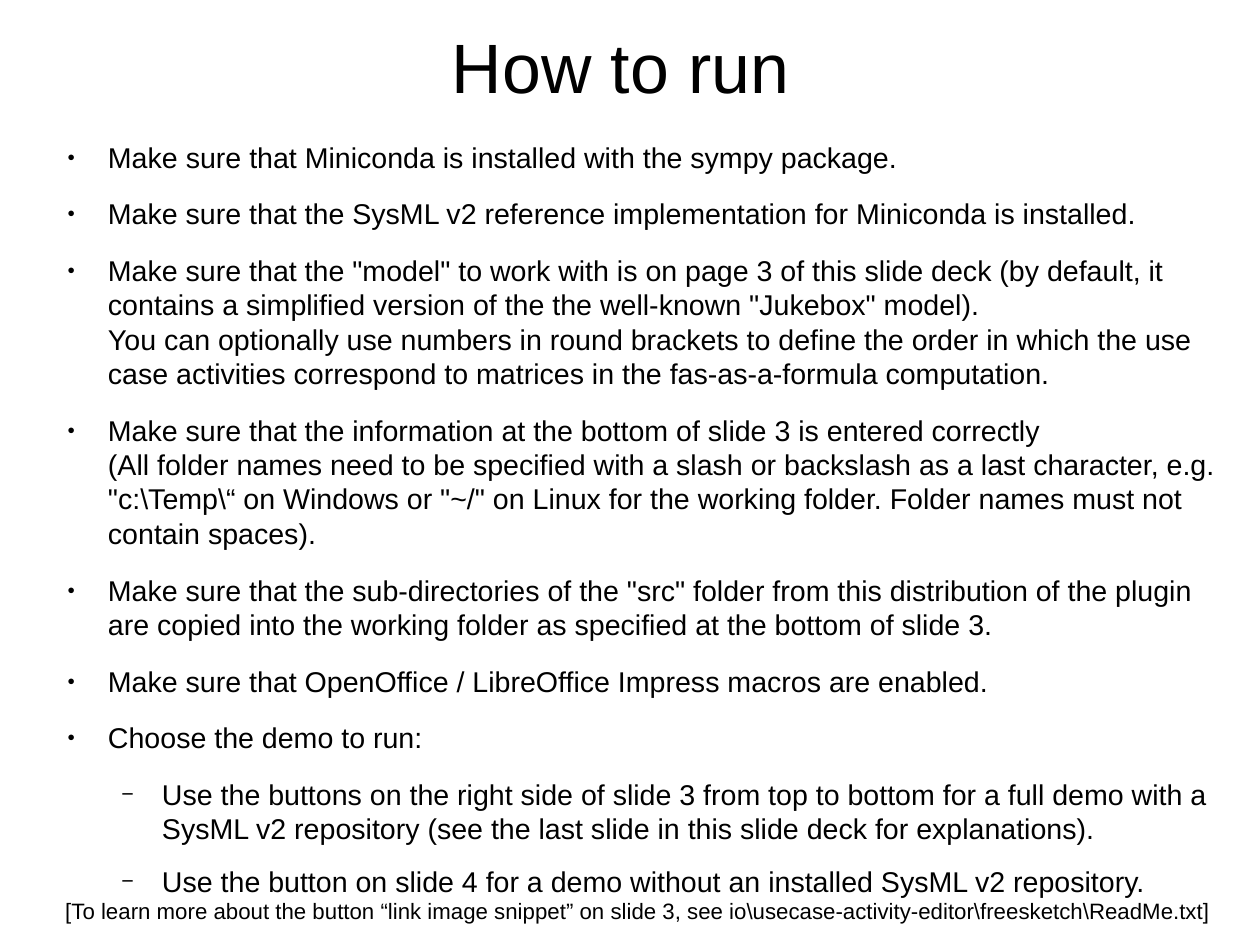
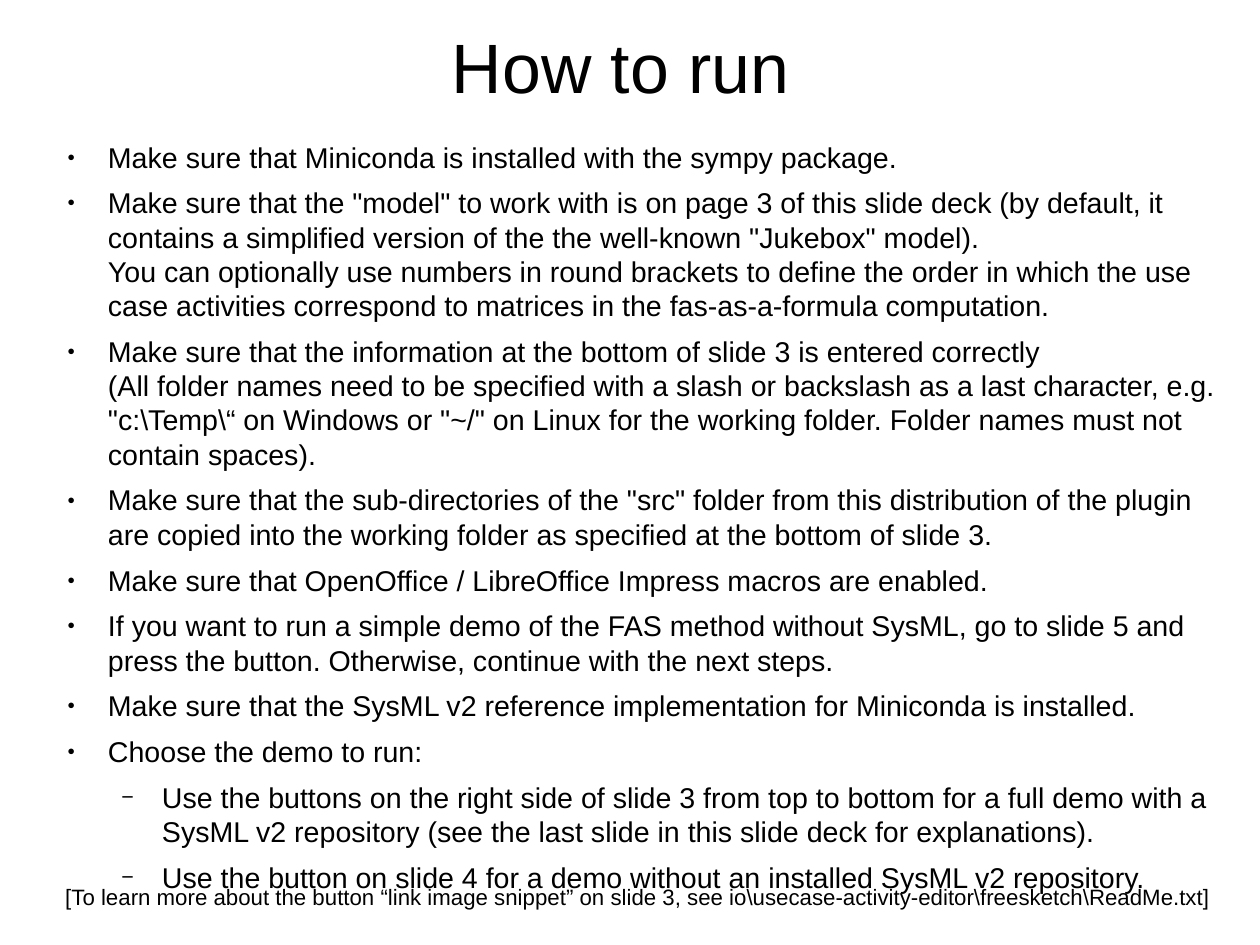
Before and after one commit to GfSE/fas4sysmlv2, a slide deck: slide 2 of src/io/usecase-activity-editor/fas_frontend.odp. Drawn at 1260x945 pixels with LibreOffice and Linux fonts; fonts in the diff are those of the drawing. Boxes give left, top, right and bottom in pixels: in the first picture for what was removed or moved away, otherwise in the second. Text is boxed around its words. In the diff, an @@ line names an element or a change of style, - is before the commit and + after.

Commit message:
Easy demo added

```diff
--- a/src/io/usecase-activity-editor/fas_frontend.odp
+++ b/src/io/usecase-activity-editor/fas_frontend.odp
@@ text at bbox=[108, 147, 1215, 893]: less space between paragraphs @@
@@ text at bbox=[108, 203, 1136, 230]: paragraph removed @@
-● Make sure that the SysML v2 reference implementation for Miniconda is installed.
@@ text at bbox=[108, 615, 1185, 722]: paragraphs added @@
+● If you want to run a simple demo of the FAS method without SysML, go to slide 5 and press the button. Otherwise, continue with the next steps.
+● Make sure that the SysML v2 reference implementation for Miniconda is installed.
@@ text "[To learn more about the ...": place and size @@
-text "[To learn more about the ..." at bbox=[65, 903, 1209, 924]
+text "[To learn more about the ..." at bbox=[65, 888, 1209, 910]
```
Also in this commit, not shown: 1 other slide changed.
